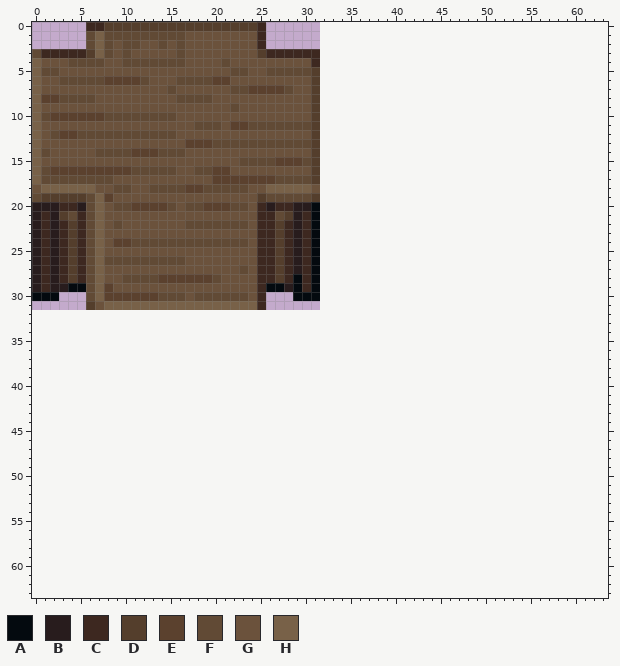
Two versions of one pixel-art sprite, Resources/Textures/_Nuclear14/Structures/Furniture/Tables/counters.rsi/wood_counter_cross.png. The picture above was drawn from the file before the commit.
The file is 32x32 pixels. The old version is drawn lined up with the new one, on the new canvas.
Palette (. is transparent): A #040a0f  B #281c1d  C #3d2820  D #543e2c  E #5b412e  F #614a35  G #6b523c  H #786148
Pixels before (only the part around the change), first column x 0:
 0 ......CCDDDDDDDDDDDDDDDDDC......................................
 1 ......FHFFFFFFFFFGGGGGGGGC......................................
 2 ......FHFGFFGGFGFGGGGGGGGC......................................
 3 FCCCCCDHFGFGGGGGFGGGGGGGGDCCCCCC................................
 4 HGGGFFFFGGFFFFFFFGGGGFGGGGGGGGGC................................
 5 HFFGGGGGGGGGGGGGGGGGGGFFGGFFFFFD................................
 6 HGGFFFFFEEEEFGGGFFFFEEGGGGGGGGGD................................
 7 HGGGGGGGGGGGGGGFGGGGGGFFEEEEFGGD................................
 8 HEEFFFFGGGGGGGGGFFFFGGGGGGGGGGGD................................
 9 HGGGGGGGGGGGGGGGGGGGGGFGGGGGGGGD................................
10 HFEEEEEEFFFFFFFFGGGGGGGGGGGGGGGD................................
11 HGGGGGGGGGGGGGGGGGFFFGEEFFFFFFFD................................
12 HGFEEFFFFFFFFFFFGGGGGGGGGGGGGGGD................................
13 HGGGGGGGGGGGGGGGGEEEFFFFFFFFFFFD................................
14 HFGGGGGFFFFEEEFFFGGGGGGGGGGGGGGD................................
15 HGGGGGGGGGGGGGGGGGGGGGGFFFFEEEFD................................
16 HFEEEEEEEEEFFFFFGGFFEEGGGGGGGGGD................................
17 HFFFFFFFFGGGGGGGGGGGEEEEEEEFFFFD................................
18 GHHHHHHGGFFGGFFFFEEFFFFFGGHHHHHG................................
19 FDDDDDFHEGGGGGGGGGGGGGGGGDFFFFFD................................
20 BBBCCBFHGFFEEEEFGFFEEEFFGCBCCBBA................................
21 BCBDFCFHGGGGGGGGGGGGGGGGGCCFDBCA................................
22 BCBCDCFHGFGGGGGGGFFFFFFFGCCDCBCA................................
23 BCBCDCFHGGGGGGGGGGGGGGGGGCCDCBCA................................
24 BCBCDCFHGEEFFFFFFFFFFFFFGCCDCBCA................................
25 BCBCDCFHGGGGGGGGGGGGGGGGGCCDCBCA................................
26 BCBCDCFHFFFFFFFFFGGGGGGGGCCDCBCA................................
27 BCBCDCFHGGGGGGGGGGGGGGGFGCCDCBCA................................
28 BCBCDCFHGGFFFFEEEEEEFGGGGCCDCACA................................
29 BCBBAAFHEGGGGGGGGGGGGGGGGCAABACA................................
30 AAA...FHEEEEEEFFFGFFFFFFGC...AAA................................
31 ......DGHHHHHHHHHHHHHHHHHC......................................
32 ................................................................
33 ................................................................
34 ................................................................
35 ................................................................
36 ................................................................
37 ................................................................
38 ................................................................
39 ................................................................
40 ................................................................
41 ................................................................
42 ................................................................
43 ................................................................
44 ................................................................
45 ................................................................
46 ................................................................
47 ................................................................
48 ................................................................
49 ................................................................
50 ................................................................
51 ................................................................
52 ................................................................
53 ................................................................
54 ................................................................
55 ................................................................
56 ................................................................
57 ................................................................
58 ................................................................
59 ................................................................
60 ................................................................
61 ................................................................
62 ................................................................
63 ................................................................
Now the later version:
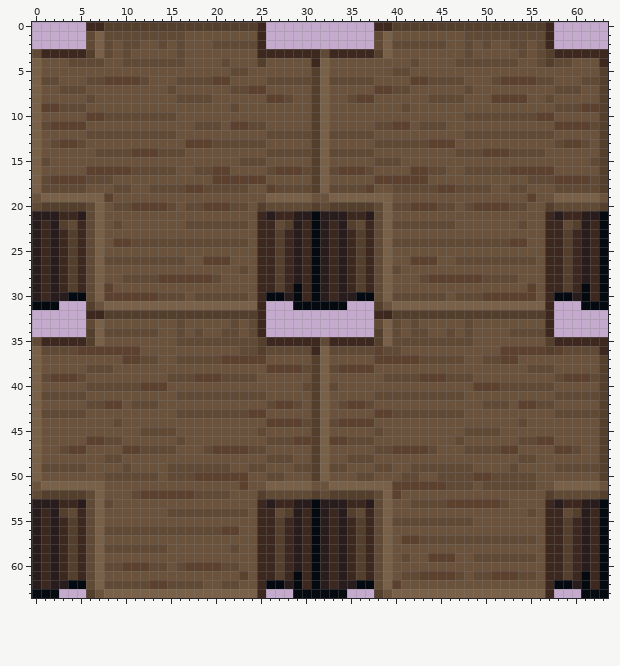
Edits made:
canvas 32x32 -> 64x64
Changed rows in their new state; - is an unchanged pixel.
first column x 0:
 0 --------------------------------------CCDDDDDDDDDDDDDDDDDC------
 1 --------------------------------------FHGGGGGGGGFFFFFFFFFC------
 2 --------------------FFFFF-------------FHFFFFFFGGFGFGGFFGFC------
 3 -------------------------C------FCCCCCDHGGGGGGGGFGGGGGFGFDCCCCCC
 4 -------------------------D------HGGGGGGGGGFGGGGFFFFFFFGGFDFFGGGC
 5 -GG-----------------------GGGGG-HGGGGGGGFFGGGGGGGGGGGGGGGGGGGGGD
 6 -FFGGG--------------------FFFFF-HFFFFFGGGGEEFFFFGGGFEEEEFFGGGFFD
 7 ---FFF--------------------GGG---HGGGGGEEFFGGGGGGFGGGGGGGGGFFFGGD
 8 -GGGGG--------------------EEF---HGGFEEGGGGGGFFFFGGGEEEEGGFGGGGGD
 9 -EEFFF--------------------------HGGGGGGGGFGGGGGGGGGGGGGGGGFFFEED
10 -GGGGG--------------------------HGGGGGGGGGGGGGGGFFFFFFFFEEGGGGGD
11 -FEEEE--------------------GGGGG-HGGGGGFFEEGFFFGGGGGGGGGGGGEEEEFD
12 --GGGG--------------------FFFFF-HFFFFFGGGGGGGGGGFFFFFFFFFFGGGGGD
13 --FEEF--------------------GGGGG-HGGGGGFFFFFFEEEGGGGGGGGGGGFEEFGD
14 -G------------------------FFFFF-HFFFFFGGGGGGGGGFFFEEEFFFFGGGGGGD
15 -F------------------------GGGGG-HGGGGGFFFGGGGGGGGGGGGGGGGGGGGGFD
16 -GGGGG--------------------FEEEF-HFEEEFGGGGEEFFGGFFFFFEEEEEGGGGGD
17 --EEEE--------------------GGGGG-HGGGGGEEEEEEGGGGGGGGGGGFFFEEEEFD
18 HFFFFFG-------------------EFFFFDHFFFFEGGFFFFFEEFFFFGGFFGGGFFFFFD
19 GHHHHHH------------------GHHHHHGGHHHHHHHGGGGGGGGGGGGGGGEGGHHHHHG
20 FDDDDD-------------------DFFFFFDFDDDDDFHFFEEEFFGFEEEEFFGGDFFFFFD
21 -B-CCB--------------------BCC-B-BBBCCBFHGGGGGGGGGGGGGGGGGCBCCBBA
22 ---DF----------------------FD---BCBDFCFHFFFFFFFGGGGGGGFGGCCFDBCA
23 --------------------------------BCBCDCFHGGGGGGGGGGGGGGGGGCCDCBCA
24 --------------------------------BCBCDCFHFFFFFFFFFFFFFEEGGCCDCBCA
25 --------------------------------BCBCDCFHGGGGGGGGGGGGGGGGGCCDCBCA
26 -------------------EEE----------BCBCDCFHGGEEEGGFFFFFFFFFGCCDCBCA
27 --------------------------------BCBCDCFHFGGGGGGGGGGGGGGGGCCDCBCA
28 -----------------------------B--BCBCDCFHGGGFEEEEEEFFFFGGGCCDCBCA
29 ---CDC--------------------CDC---BCBCDCFHGGGGGGGGGGGGGGGEGCCDCACA
30 BCBBAA--------------------AAB-C-BCBBAAFHFFFFFFGFFFEEEEEEGCAABACA
31 AAA--------------------------AAAAAA---DGHHHHHHHHHHHHHHHHHC---AAA
32 ------CCDDDDDDDDDDDDDDDDDC------------CCDDDDDDDDDDDDDDDDDC------
33 ------FHGGGGGGGGFGGGGGFGFC------------FHFGFGGGGGFGGGGGGGGC------
34 ------DHFFFFFFGGFGFGGFFGFC------------DHFGFFGGFGFGGGGFFFFC------
35 FCCCCCDHGGGGGGGGFFFFFFFFFDCCCCCCFCCCCCDHFFFFFFFFFGGGGGGGGDCCCCCC
36 HFFFFEEEEEEEGGGGGGGGGGGFFDFFFFFCHFFFFFEFFGGGGGGGGGGGEEEEEDEFFFFC
37 HGGGGGGGGGEEFFGGFFFFFEEEEEGGGGGDHGGGGGEEEEEFFFFFGGFFEEGGGGGGGGGD
38 HGGGGGFFFGGGGGGGGGGGGGGGGGEEEEFDHFEEEEGGGGGGGGGGGGGGGGGFFFGGGGGD
39 HFEEEFGGGGGGGGGFFFEEEFFFFGGGGGGDHGGGGGGFFFFEEEFFFGGGGGGGGGFEEEFD
40 HGGGGGFFFFFFEEEGGGGGGGGGGGGGGGFDHFGGGGGGGGGGGGGGGEEEFFFFFFGGGGGD
41 HFFFFFGGGGGGGGGGFFFFFFFFFFGGGGGDHGGGGGFFFFFFFFFFGGGGGGGGGGFFFFFD
42 HGGGGGFFEEGFFFGGGGGGGGGGGGFEEFGDHGFEEFGGGGGGGGGGGGFFFGEEFFGGGGGD
43 HFFFFFGGGGGGGGGGFFFFFFFFEEGGGGGDHGGGGGEEFFFFFFFFGGGGGGGGGGFFFFFD
44 HGGGGGGGGFGGGGGGGGGGGGGGGGEEEEFDHFEEEEGGGGGGGGGGGGGGGGFGGGGGGGGD
45 HGGGGGGGGGGGFFFFGGGGGGGGGFGGGGGDHGGGGGFGGGGGGGGGFFFFGGGGGGGGGGGD
46 HGGGGGEEFFGGGGGGFGGGGGGGGGFFFEEDHEEFFFGGGGGGGGGFGGGGGGFFEEGGGGGD
47 HGGFEEGGGGEEFFFFGGGFEEEEFFGGGGGDHGGGGGFFEEEEFGGGFFFFEEGGGGEEFGGD
48 HGGGGGGGFFGGGGGGGGGGGGGGGGFFFGGDHGGFFFGGGGGGGGGGGGGGGGFFGGGGGGGD
49 HFFFFFGGGGFGGGGFFFFFFFGGFFGGGFFDHFFGGGFFGGFFFFFFFGGGGFGGGGFFFFFD
50 HGGGGGGGFFFFFFGFFFEEEEEEGGFFGGGDHGGGFFGGGFFGGFFFFEEFFFFFGGGGGGGD
51 GHHHHHHHGGGGGGGGGGGGGGGEGGHHHHHGGHHHHHHHEEEEEEFFFGFFFFFFGGHHHHHG
52 FDDDDDFHGGGFEEEEEEFFFFGGGDFFFFFDFDDDDDFHEGGGGGGGGGGGGGGGGDFFFFFD
53 BBBCCBFHFGGGGGGGGGGGGGGGGCBCCBBABBBCCBFHGGFFFFEEEEEEFGGGGCBCCBBA
54 BCBDFCFHGGGGGGGFFFFFFFFFGCCFDBCABCBDFCFHGGGGGGGGGGGGGGGFGCCFDBCA
55 BCBCDCFHGGGGGGGGGGGGGGGGGCCDCBCABCBCDCFHFFFFFFFFFGGGGGGGGCCDCBCA
56 BCBCDCFHFFFFFFFFFFFFFEEGGCCDCBCABCBCDCFHGGGGGGGGGGGGGGGGGCCDCBCA
57 BCBCDCFHGGGGGGGGGGGGGGGGGCCDCBCABCBCDCFHGEEFFFFFFFFFFFFFGCCDCBCA
58 BCBCDCFHFFFFFFFGGGGGGGFGGCCDCBCABCBCDCFHGGGGGGGGGGGGGGGGGCCDCBCA
59 BCBCDCFHGGGGGGGGGGGGGGGGGCCDCBCABCBCDCFHGFGGEEEGGFFFFFFFGCCDCBCA
60 BCBCDCFHFFEEEFFGFEEEEFFGGCCDCBCABCBCDCFHGGGGGGGGGGGGGGGGGCCDCBCA
61 BCBCDCFHGGGGGGGGGGGGGGGEGCCDCACABCBCDCFHGFFEEEEFGFFEEEFFGCCDCACA
62 BCBBAAFHFFFFFEEFFFFGGFFGGCAABACABCBBAAFHEGGGGGGGGGGGGGGGGCAABACA
63 AAA---DGHHHHHHHHHHHHHHHHHC---AAAAAA---DGHHHHHHHHHHHHHHHHHC---AAA
Changed places in both pictures, as pixel boxes (x1, y1, x2, y2):
changed: (32, 22, 608, 598)
